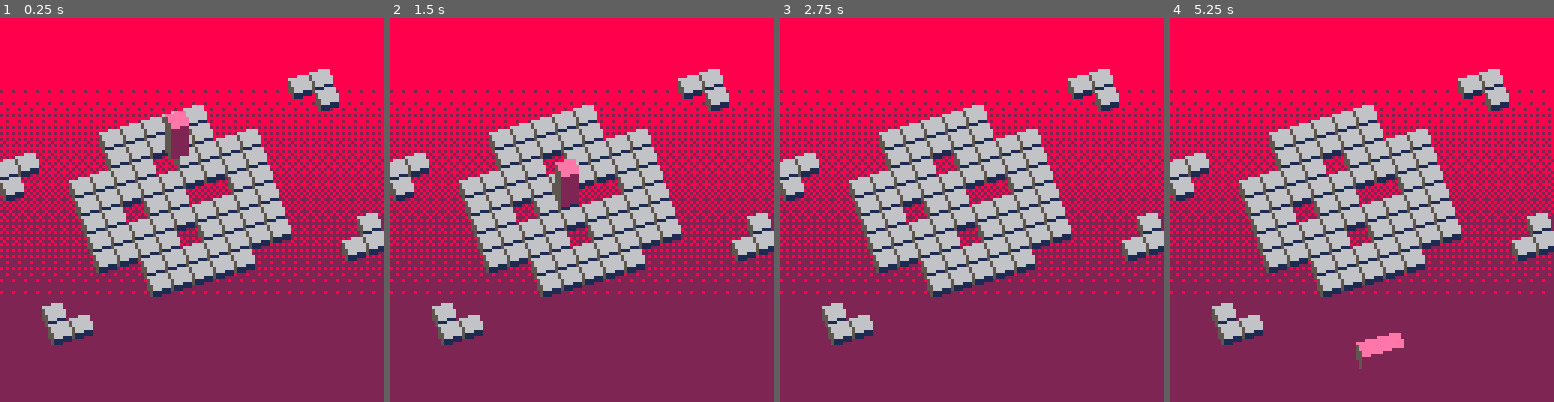
Above: before the commit, frames 1-4 (left to right).
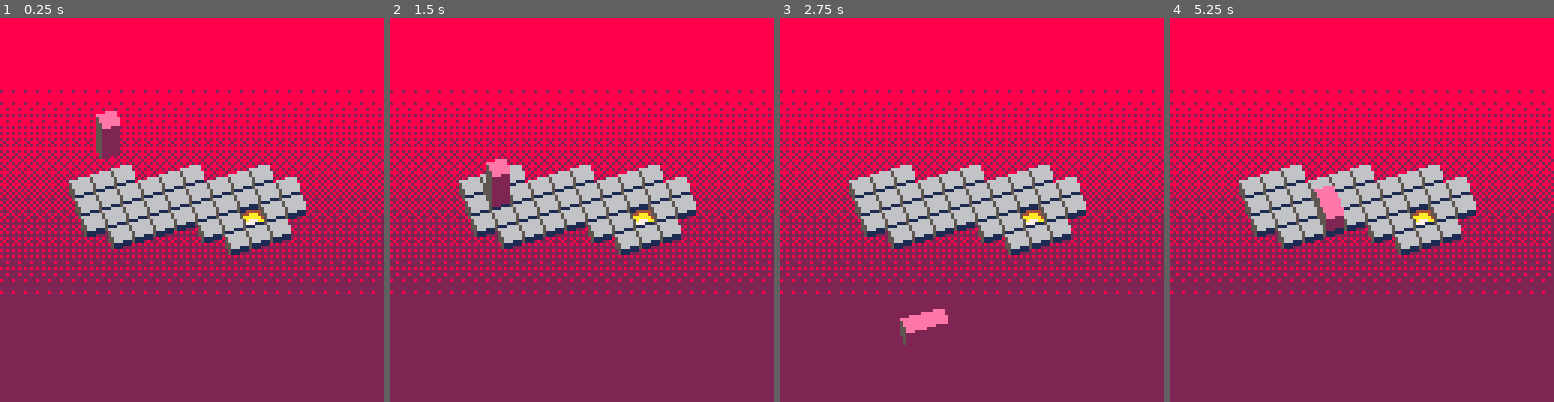
Above: after the commit, the same moments.

Repository: thorny-thorny/pico8-bloxorz
Game: PICO-8 cartridge bloxorz.p8
Two runs of this game, one before a commit and one after it. Both use one fixed random seed, a clock stepped at 60 frames per second and the inputs below.
Inputs:
- Up to frame 1 (0.25 s): no input
- Up to frame 2 (1.5 s): tap O (Z key) at 0.7 s
- Up to frame 3 (2.75 s): hold Right 1.6-2.1 s; tap O (Z key) at 1.7, 2.1, 2.5 s; hold Up 2.15-2.42 s; hold Right from 2.47 s (still down)
- Up to frame 4 (5.25 s): tap O (Z key) every 0.4 s from 2.9 to 4.9 s; release Right at 3.03 s; hold Left 3.08-3.58 s; hold Down 3.63-3.97 s; hold Right 4.02-4.68 s; hold Up 4.73-5.03 s; hold Left from 5.08 s (still down)

The runs differ from the first frame. In frame 1, 15% of the frame differs, in the area x 0-100%, y 13-86%; in frame 2, 16%; in frame 3, 15%; in frame 4, 16%.

Commit message:
Proper first level

Diff:
--- a/game.lua
+++ b/game.lua
@@ -1,6 +1,6 @@
 function game_create()
 	local game = {
-		level_number = 0,
+		level_number = 1,
 		levels_total = 7,
 		update = game_update,
 		draw = game_draw,
